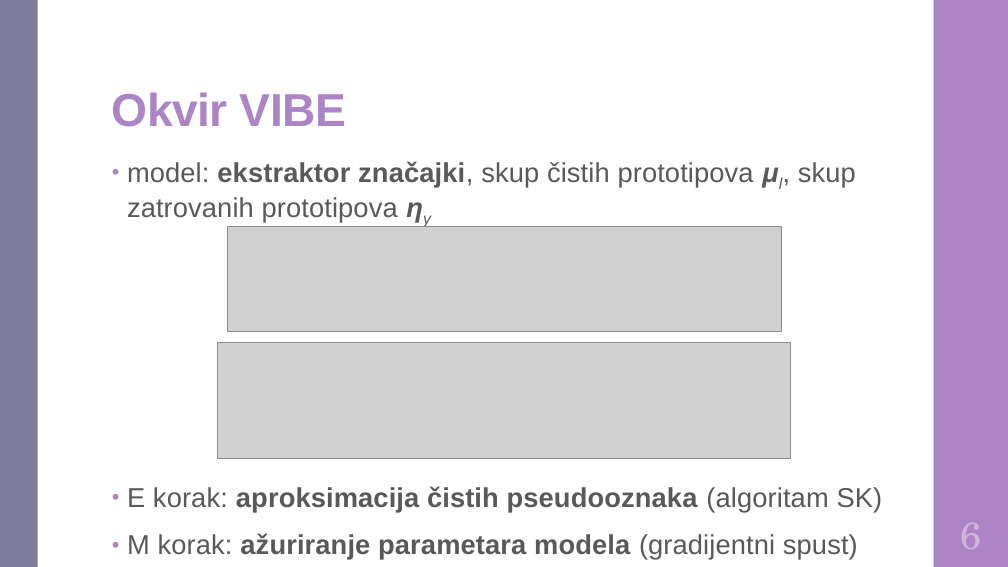
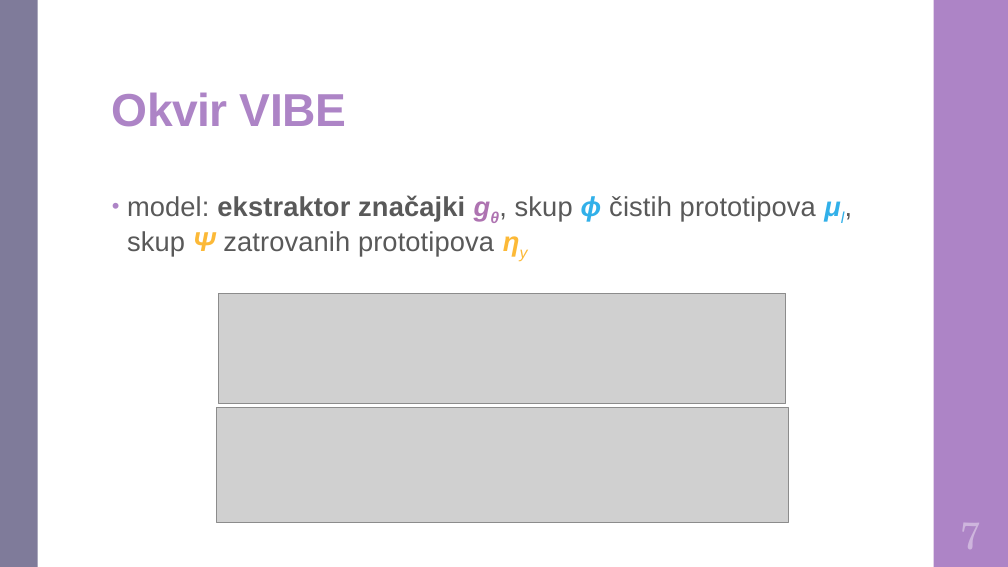
Before and after one commit to DomJamb/Diplomski-Rad-Doku, a slide deck: slide 10 of Prezentacija/Varijacijsko učenje na zašumljenim oznakama.pptx (slide 8 before the commit). Drawn at 1008x567 pixels with LibreOffice and Linux fonts; fonts in the diff are those of the drawing; grey boxes stand for pictures. Boxes give left, top, right and bottom in pixels: in the first picture for what was removed or moved away, otherwise in the second. Text is boxed around its words. In the diff, an @@ line names an element or a change of style, - is before the commit and + after.

```diff
--- a/Prezentacija/Varijacijsko učenje na zašumljenim oznakama.pptx
+++ b/Prezentacija/Varijacijsko učenje na zašumljenim oznakama.pptx
@@ text at (127, 195, 816, 256): text changed @@
-• model: ekstraktor značajki, skup čistih prototipova μl, skup zatrovanih prototipova ηy
-• E korak: aproksimacija čistih pseudooznaka (algoritam SK)
-• M korak: ažuriranje parametara modela (gradijentni spust)
+• model: ekstraktor značajki gθ, skup ϕ čistih prototipova μl, skup Ψ zatrovanih prototipova ηy
@@ picture removed at (228, 226, 781, 331) @@
@@ picture added at (219, 293, 786, 404) @@
@@ picture removed at (218, 343, 790, 459) @@
@@ picture added at (216, 408, 788, 523) @@
@@ text at (961, 523, 982, 549): text changed @@
-6
+7
```
Also in this commit, not shown: 14 other slides changed, 2 slides added, 1 other file.
